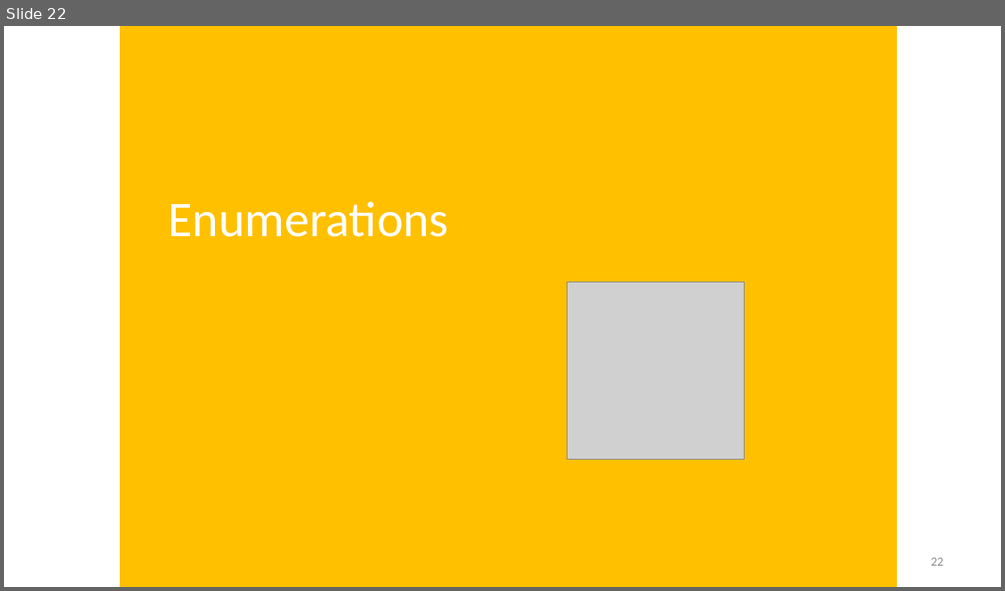
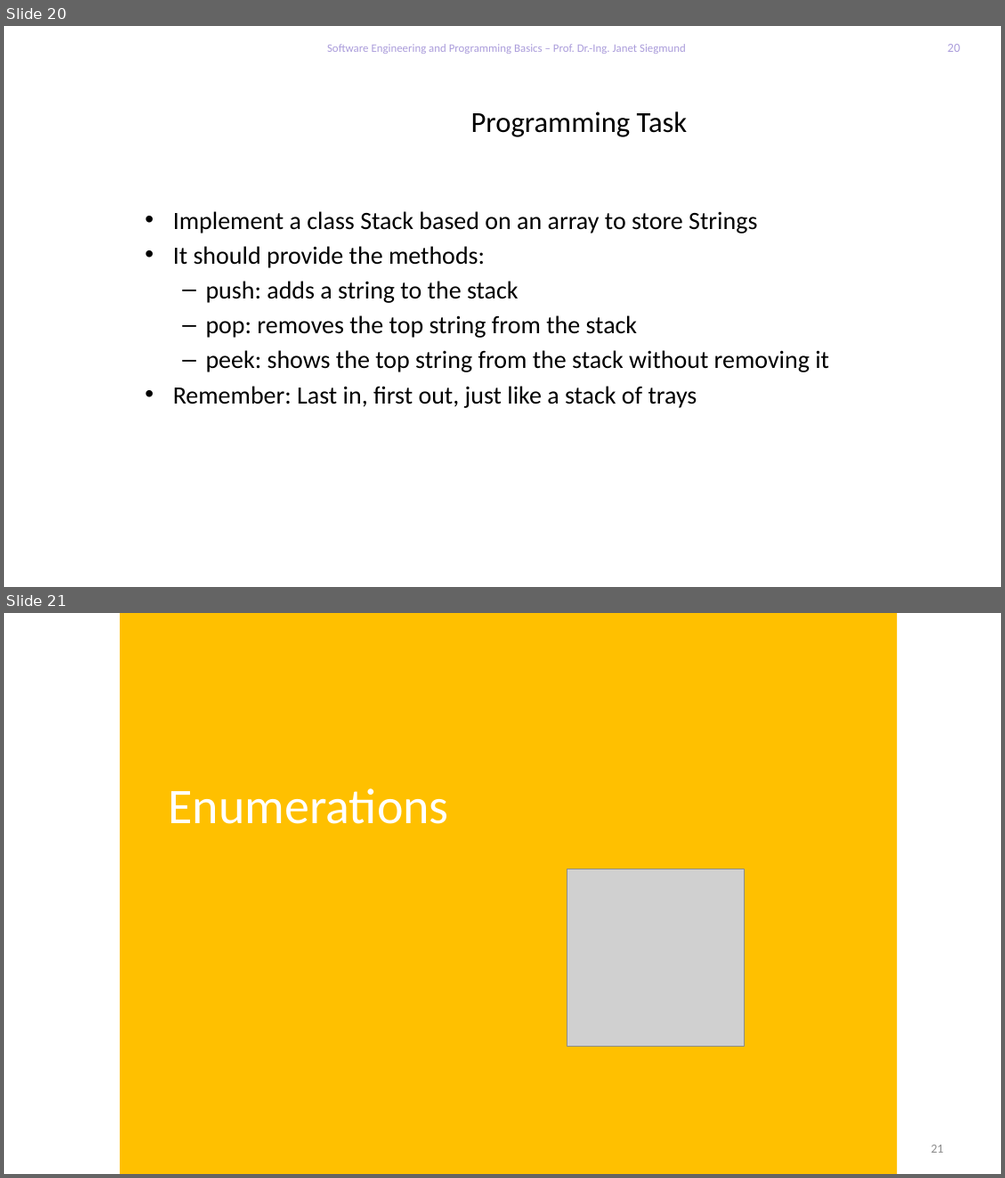
Before and after one commit to feigensp/lehre, a slide deck: se_prog/slides/07_EnumerationPackagesRecursion.pptx. Shown one above the other, each under a label of ours: slide 22 before the commit, slides 20 and 21 after it. The pictures are 1005x591 and 1005x1178 pixels, drawn with LibreOffice and Linux fonts; fonts in the diff are those of the drawing; grey boxes stand for pictures; background and template pictures are left out. Boxes give left, top, right and bottom in pixels: in the first picture for what was removed or moved away, otherwise in the second. Text is boxed around its words. In the diff, an @@ line names an element or a change of style, - is before the commit and + after.

```diff
--- a/se_prog/slides/07_EnumerationPackagesRecursion.pptx
+++ b/se_prog/slides/07_EnumerationPackagesRecursion.pptx
@@ slide 20 added at [4,26,1001,587], background picture (left out) @@
@@ text added at [327,44,686,54], 11 pt, text #AB9DDB @@
+Software Engineering and Programming Basics – Prof. Dr.-Ing. Janet Siegmund
@@ page number added at [947,44,960,52], 12 pt, text #AB9DDB @@
+20
@@ title added at [471,111,688,137], 28 pt, text #000000 @@
+Programming Task
@@ text added at [173,211,829,408], 24 pt, text #000000 @@
+• Implement a class Stack based on an array to store Strings
+• It should provide the methods:
+  – push: adds a string to the stack
+  – pop: removes the top string from the stack
+  – peek: shows the top string from the stack without removing it
+• Remember: Last in, first out, just like a stack of trays
@@ what was slide 22 is now slide 21 @@
@@ page number at [930,1144,943,1152]: text changed @@
-22
+21
```
Also in this commit, not shown: 6 slides changed, 2 slides removed, 2 other files.
